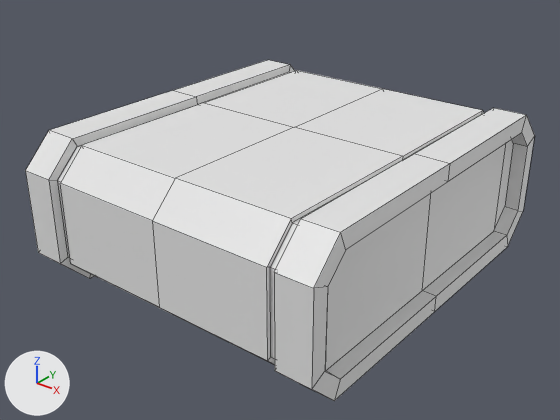
The Blender file assets/blender_src/tank.blend, before and after one commit.
The view is the same before and after, from a camera (50 mm lens) standing at (1.129, -1.468, 1.038) and looking at (0.011, -0.071, 0.172). The axes (+X, +Y, +Z) are drawn at lower left. The lights are the same throughout. Mesh edges are drawn as thin lines.

The older version as bpy lines, for what is in view:
```python
me_plane = bpy.data.meshes.new('Plane')
me_plane.from_pydata(...)  # 48 vertices, 37 faces; spans x 0.0..0.432, y -0.5..0.0, z -0.25..0.136
ob_plane = bpy.data.objects.new('Plane', me_plane)
ob_plane.location = (0.0, 0.0, 0.0)
ob_plane.delta_location = (0.0, 0.0, 0.25)
_m = ob_plane.modifiers.new('Mirror', 'MIRROR')
_m.use_axis = (True, True, False)
```
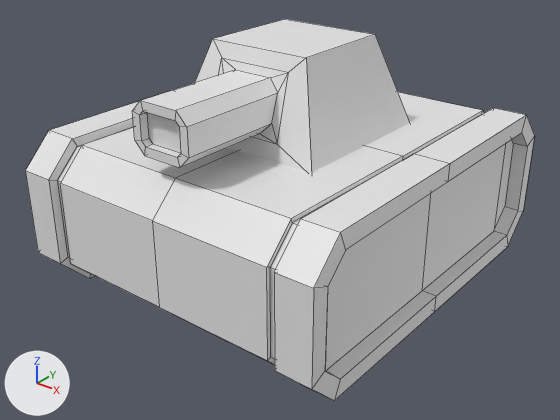
Commit message: assets/blender_src/tank.blend: added a simple barrel

Where the change shows, as pixel boxes [x1, y1, x2, y2] in the pictures (560 x 420 px):
'Plane', reshaped, modifiers changed (12% taller): before [25, 60, 534, 401]; after [25, 19, 534, 401]
part 1 of me_plane, added: after [132, 19, 410, 173]
part 2 of me_plane, added: after [25, 92, 534, 313]

Patch to the scene script:
```diff
--- a/assets/blender_src/tank.blend.py
+++ b/assets/blender_src/tank.blend.py
@@ me_plane @@
 # used by ob_plane; location = (0.0, 0.0, 0.0); delta_location = (0.0, 0.0, 0.25)
-me_plane.from_pydata(...)  # 48 vertices, 37 faces; spans x 0.0..0.432, y -0.5..0.0, z -0.25..0.136
+me_plane.from_pydata(...)  # 197 vertices, 191 faces; spans x -0.432..0.432, y -0.5..0.5, z -0.25..0.352
+# me_plane part 1: a new loose piece of 47 vertices spanning x -0.212..0.212, y -0.45..0.212, z 0.118..0.352
+# me_plane part 2
+# 58 vertices are added at x -0.432..0.432, y -0.5..0.5, z -0.25..0.136
+# 6 new vertices lie (-0.314, 0.0, 0.0) away from vertices in x 0.0, y -0.489..0.0, z -0.239..0.125
+# 14 new vertices lie (0.025, 0.0, 0.0) away from vertices in x -0.339..0.314, y -0.478..0.478, z -0.228..0.114
+# 12 new vertices lie (0.091, 0.0, 0.0) away from vertices in x -0.432..0.341, y -0.5..0.5, z -0.25..0.136
+# 12 new vertices lie (0.038, 0.0, 0.0) away from vertices in x -0.432..0.394, y -0.456..0.456, z -0.206..0.092
+# 111 new faces join them
@@ ob_plane @@
 ob_plane.delta_location = (0.0, 0.0, 0.25)
-_m = ob_plane.modifiers.new('Mirror', 'MIRROR')
-_m.use_axis = (True, True, False)
```
